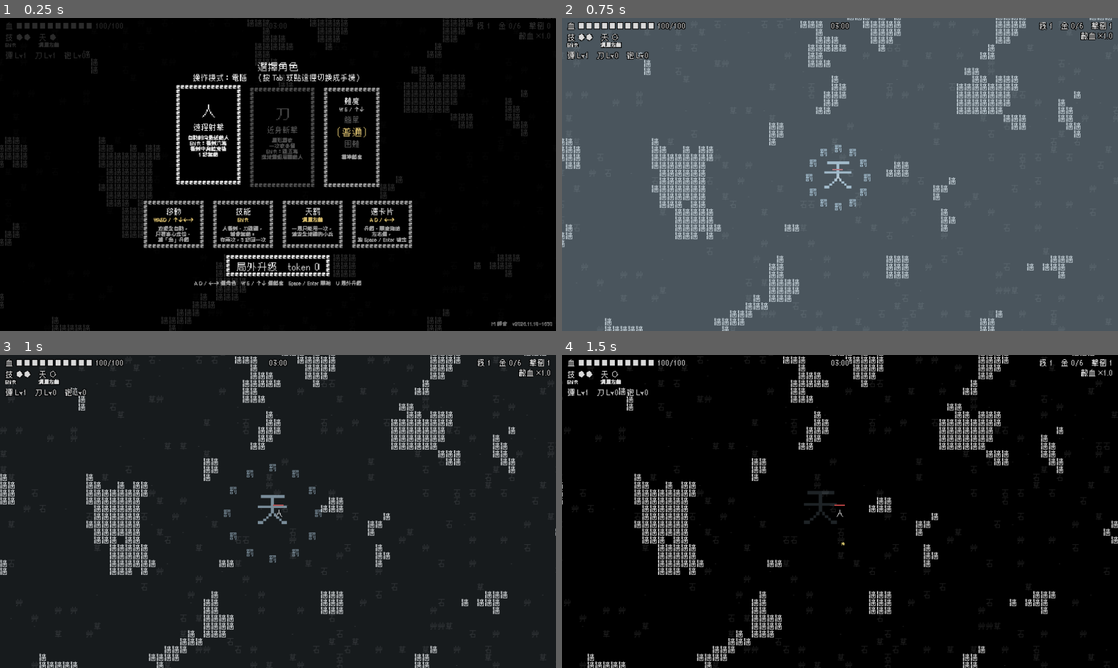
Above: before the commit, frames 1-4 (two rows, left to right).
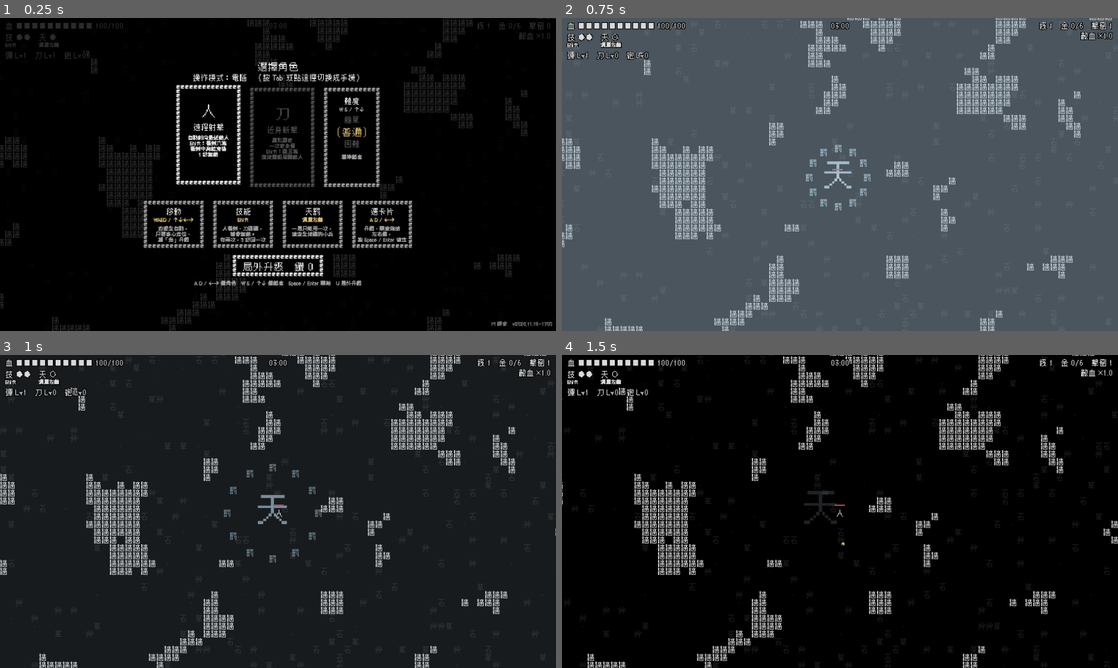
Above: after the commit, the same moments.

Repository: Scottcw1006/text-survivors
Game: Godot game, scene res://main.tscn
The game is run twice, just before and just after one commit, with the same random seed, the same clock (stepped at 60 frames per second) and the same inputs.
Inputs (mouse positions are in pixels of both pictures, inside the frame that each line leads up to):
- Up to frame 1 (0.25 s): no input
- Up to frame 2 (0.75 s): tap Enter at 0.5 s; move the mouse to (962, 158) at 0.52 s; hold Right (move_right) from 0.53 s (still down); tap U (meta) at 0.6 s; click (962, 158) at 0.67 s
- Up to frame 3 (1 s): keep holding Right (move_right); tap R (reroll) at 0.8 s
- Up to frame 4 (1.5 s): release Right (move_right) at 1.25 s; drag from (728, 527) to (812, 574) at 1.27 s

The runs differ from the first frame. In frame 1, 0.8% of the frame differs, in the area x 40-99%, y 75-99%; in frame 2, nothing differs; in frame 3, nothing differs; in frame 4, nothing differs.

Commit message:
token 改名為「鑽」
Co-Authored-By: Claude Opus 5.5 <noreply@anthropic.com>

Diff:
--- a/main.gd
+++ b/main.gd
@@ -491,7 +491,7 @@
 var pause_menu: PauseMenu           # 暫停畫面（音量設定）
 var meta_menu: MetaMenu             # 局外升級畫面
 var rerolls_left := 0               # 這一局升級時還能重抽幾次
-var tokens_earned := -1             # 這一局拿到幾個 token（結算時算一次）
+var tokens_earned := -1             # 這一局拿到幾個 鑽（結算時算一次）
 var _ignore_click_frame := -1       # 點暫停畫面的「繼續」那一格，不要觸發天罰
 var is_touch := false               # 有觸控螢幕就開手機操作
 var rotate_hint: ColorRect          # 手機直拿時的「請轉橫」提示
@@ -764,16 +764,16 @@
 	meta_menu.queue_redraw()
 
 
-## 全部重置：第一次按只是提醒，再按一次才真的退回全部 token
+## 全部重置：第一次按只是提醒，再按一次才真的退回全部 鑽
 func _meta_reset() -> void:
 	if not meta_menu.reset_armed:
 		meta_menu.reset_armed = true
-		meta_menu.flash = "再按一次確定重置，退回全部 token"
+		meta_menu.flash = "再按一次確定重置，退回全部的鑽"
 		audio.play("block")
 	else:
 		var back := Meta.refund_all()
 		meta_menu.reset_armed = false
-		meta_menu.flash = "已重置，退回 %d 個 token" % back
+		meta_menu.flash = "已重置，退回 %d 個鑽" % back
 		audio.play("chest")
 	meta_menu.queue_redraw()
 
@@ -789,7 +789,7 @@
 		meta_menu.flash = "%s 升到 Lv%d" % [it.name, Meta.level(it.id)]
 	else:
 		audio.play("block")
-		meta_menu.flash = "token 不夠（需要 %d 個）" % cost
+		meta_menu.flash = "鑽不夠（需要 %d 個）" % cost
 	meta_menu.queue_redraw()
 
 
@@ -825,11 +825,11 @@
 	var descs := DIFFICULTIES.map(func(d: Dictionary) -> String: return d.desc)
 	if is_touch:
 		level_cards.show_cards("選擇角色", cards, character, "點卡片選擇，再點一次開始",
-				"操作模式：手機　（點這裡切換成電腦）", TUTORIAL_TIPS_TOUCH, "局外升級　token %d" % Meta.tokens)
+				"操作模式：手機　（點這裡切換成電腦）", TUTORIAL_TIPS_TOUCH, "局外升級　鑽 %d" % Meta.tokens)
 		level_cards.set_options("難度", names, difficulty, "點選", descs)
 	else:
 		level_cards.show_cards("選擇角色", cards, character, "A D / ←→ 選角色　W S / ↑↓ 選難度　Space / Enter 開始　U 局外升級",
-				"操作模式：電腦　（按 Tab 或點這裡切換成手機）", TUTORIAL_TIPS, "局外升級　token %d" % Meta.tokens)
+				"操作模式：電腦　（按 Tab 或點這裡切換成手機）", TUTORIAL_TIPS, "局外升級　鑽 %d" % Meta.tokens)
 		level_cards.set_options("難度", names, difficulty, "W S / ↑↓", descs)
 
 
@@ -3165,7 +3165,7 @@
 		tokens_earned = Meta.tokens_for_run(elapsed, result == State.WON)
 		Meta.tokens += tokens_earned
 		Meta.save()
-	var stats := "難度 %s　存活 %s　級 %d　擊倒 %d　金 %d　token +%d（共 %d）" % [DIFFICULTIES[difficulty].name, _fmt_time(elapsed), level, kills, gold, tokens_earned, Meta.tokens]
+	var stats := "難度 %s　存活 %s　級 %d　擊倒 %d　金 %d　鑽 +%d（共 %d）" % [DIFFICULTIES[difficulty].name, _fmt_time(elapsed), level, kills, gold, tokens_earned, Meta.tokens]
 	# 手機：要點「再來一局」按鈕才重開（避免手指誤觸直接跳過）；電腦維持原本按 Space / Enter
 	if is_touch:
 		level_cards.show_cards(title, _final_level_cards(), -1, "", stats, [], "再來一局")
--- a/meta.gd
+++ b/meta.gd
@@ -1,7 +1,7 @@
 class_name Meta
 extends RefCounted
-## 局外成長（rogue-like）：token 和局外升級，存在 user://meta.cfg，關掉遊戲再開也還在。
-## - 每玩滿一分鐘拿 1 個 token，一局最多 3 個；打倒最終王再多 2 個
+## 局外成長（rogue-like）：鑽 和局外升級，存在 user://meta.cfg，關掉遊戲再開也還在。
+## - 每玩滿一分鐘拿 1 個 鑽，一局最多 3 個；打倒最終王再多 2 個
 ## - 局外升級：一般升級提前升級（最高 3 級）、重抽次數（最高 2 級）、開局寶箱（最高 2 級）
 
 const PATH := "user://meta.cfg"
@@ -11,7 +11,7 @@
 const BASE_REROLLS := 3
 const REROLL_PER_LEVEL := 3
 
-## 局外升級的項目：id、名稱、最高等級、每一級要幾個 token
+## 局外升級的項目：id、名稱、最高等級、每一級要幾個 鑽
 ## 一般升級的 id 跟 main.gd 的 UPGRADES 一樣（power、haste…），前面加 "up_"
 const ITEMS := [
 	{"id": "up_power",  "icon": "力", "name": "攻擊力",   "max": 3, "cost": [1, 1, 1]},
@@ -53,7 +53,7 @@
 	return int(levels.get(id, 0))
 
 
-## 下一級要幾個 token；已經滿級回傳 -1
+## 下一級要幾個 鑽；已經滿級回傳 -1
 static func next_cost(item: Dictionary) -> int:
 	var lv := level(item.id)
 	if lv >= item.max:
@@ -72,7 +72,7 @@
 	return true
 
 
-## 全部重置：把花掉的 token 全部退回來
+## 全部重置：把花掉的 鑽 全部退回來
 static func refund_all() -> int:
 	var back := 0
 	for it: Dictionary in ITEMS:
@@ -84,7 +84,7 @@
 	return back
 
 
-## 這一局拿到幾個 token：每滿一分鐘 1 個（最多 3 個），打倒最終王 +2
+## 這一局拿到幾個 鑽：每滿一分鐘 1 個（最多 3 個），打倒最終王 +2
 static func tokens_for_run(seconds: float, won: bool) -> int:
 	var n := mini(int(seconds / 60.0) * TOKEN_PER_MINUTE, TOKEN_MINUTE_CAP)
 	if won:
--- a/meta_menu.gd
+++ b/meta_menu.gd
@@ -1,8 +1,8 @@
 class_name MetaMenu
 extends Control
-## 局外升級畫面（選角畫面進來）：一圈「框」字的面板，一行一個項目，用 token 升級。
+## 局外升級畫面（選角畫面進來）：一圈「框」字的面板，一行一個項目，用 鑽 升級。
 ## 鍵盤：W S 選、Space / Enter 升級、Backspace 全部重置、Esc 或 U 返回。
-## 手機：點一行選它、再點一次升級；點「重置」退回全部 token（要點兩次確認）；點「返回」離開。
+## 手機：點一行選它、再點一次升級；點「重置」退回全部 鑽（要點兩次確認）；點「返回」離開。
 
 const CELL := 20.0
 const COLS := 46
@@ -16,7 +16,7 @@
 var cursor := 0
 var who := "人"                 # 現在選的角色（穿只有人有、廣只有刀有）
 var touch_mode := false
-var flash := ""                 # 剛剛的提示（買到了 / token 不夠）
+var flash := ""                 # 剛剛的提示（買到了 / 鑽不夠）
 var _row_rects: Array[Rect2] = []
 var _back_rect := Rect2()
 var _reset_rect := Rect2()
@@ -68,7 +68,7 @@
 				_text("框", o + Vector2((cx + 0.5) * CELL, (cy + 0.5) * CELL), 17, COLOR_DIM, true)
 	var mid := o.x + w / 2.0
 	_text("局外升級", Vector2(mid, o.y + 52.0), 44, COLOR_ON, true)
-	_text("token　%d" % Meta.tokens, Vector2(mid, o.y + 100.0), 33, COLOR_PICK, true)
+	_text("鑽　%d" % Meta.tokens, Vector2(mid, o.y + 100.0), 33, COLOR_PICK, true)
 
 	_row_rects.clear()
 	var y := o.y + 160.0
@@ -86,7 +86,7 @@
 		_text(it.name, Vector2(o.x + 110.0, y), 33, c, false)
 		var bar := "■".repeat(lv) + "□".repeat(it.max - lv)
 		_text(bar, Vector2(o.x + w * 0.62, y), 33, COLOR_MAX if cost < 0 else c, true)
-		var price := "滿級" if cost < 0 else ("%d token" % cost)
+		var price := "滿級" if cost < 0 else ("%d 鑽" % cost)
 		var pc := COLOR_MAX if cost < 0 else (c if Meta.tokens >= cost else Color(1, 0.4, 0.4, 0.8))
 		_text(price, Vector2(o.x + w - 120.0, y), 33, pc, true)
 		y += ROW_H
--- a/version.gd
+++ b/version.gd
@@ -1,2 +1,2 @@
 ## 由 build_web.sh 自動產生，不要手改
-const TEXT := "v2026.11.18-1650"
+const TEXT := "v2026.11.18-1700"
Renamed: docs/game_20261118-165058.apple-touch-icon.png -> docs/game_20261118-170048.apple-touch-icon.png
Renamed: docs/game_20261118-165058.icon.png -> docs/game_20261118-170048.icon.png
Renamed: docs/game_20261118-165058.png -> docs/game_20261118-170048.png
Not shown, removed: docs/game_20261118-164439.pck
Not shown, added: docs/game_20261118-170048.audio.position.worklet.js
Not shown, added: docs/game_20261118-170048.audio.worklet.js
Not shown, added: docs/game_20261118-170048.js
Not shown, added: docs/game_20261118-170048.pck
Not shown, added: docs/game_20261118-170048.wasm
